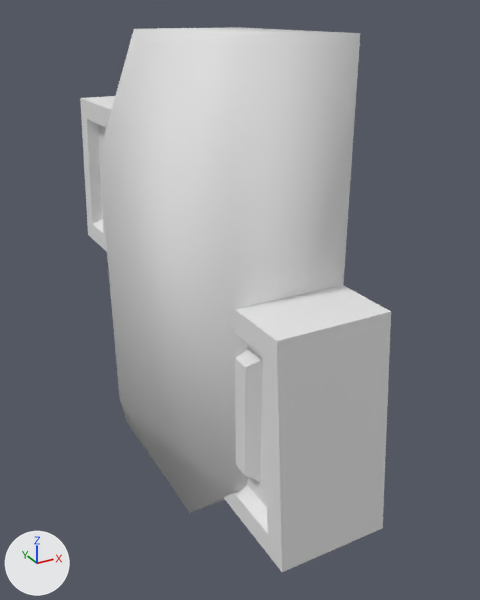
What one commit did to the FBX model Assets/Stylized_Egypt/Meshes/building/SM_part_ornament_08.fbx.
One viewpoint serves both versions: a 50 mm camera at (-0.63, -1.314, 0.584) aimed at (0.062, -0.056, -0.045). Arrows for +X, +Y and +Z are at lower left; the lights stay in place. Where no turn or scale is listed for an object, it has been applied to the vertices.

The first picture shows 'SM_part_ornament_08', 'SM_part_ornament_08_ConvexHulls'.
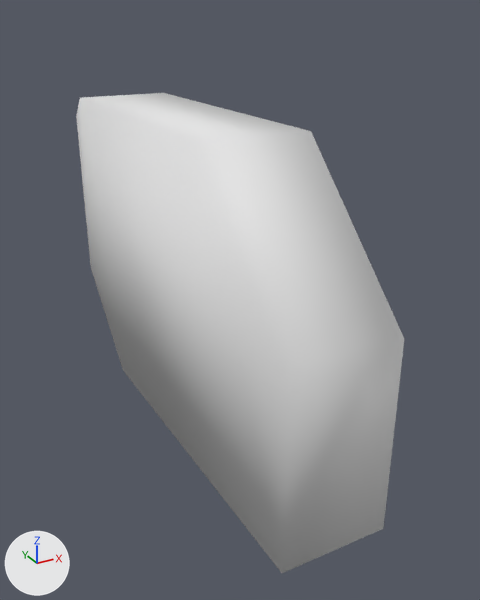
Pixel boxes [x1, y1, x2, y2] of what changed, in the pictures (480 x 600 px):
'SM_part_ornament_08_ConvexHulls', moved, rescaled (26% wider): before [99, 27, 360, 513]; after [76, 93, 404, 573]
'SM_part_ornament_08', unchanged, covered by the edit: before [80, 96, 391, 572]

What changed in the scene script:
```text
Change ob_sm_part_ornament_08_convexhulls:
    add ob_sm_part_ornament_08_convexhulls.parent = ob_sm_part_ornament_44
    ob_sm_part_ornament_08_convexhulls.scale: (0.01, 0.01, 0.01) -> (1.0, 1.0, 1.0)
Add ob_sm_part_ornament_44:
    ob_sm_part_ornament_44 = bpy.data.objects.new('SM_part_ornament_44', None)
    ob_sm_part_ornament_44.location = (0.0, 0.0, 0.0)
    ob_sm_part_ornament_44.rotation_euler = (1.571, 0.0, 0.0)  # degrees (90, 0, 0)
    ob_sm_part_ornament_44.scale = (0.01, 0.01, 0.01)
```
